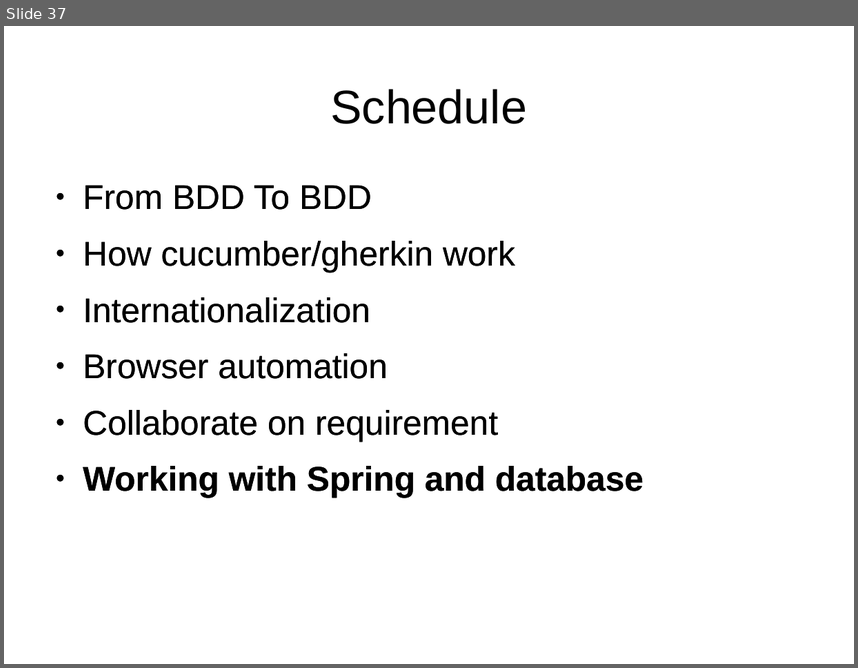
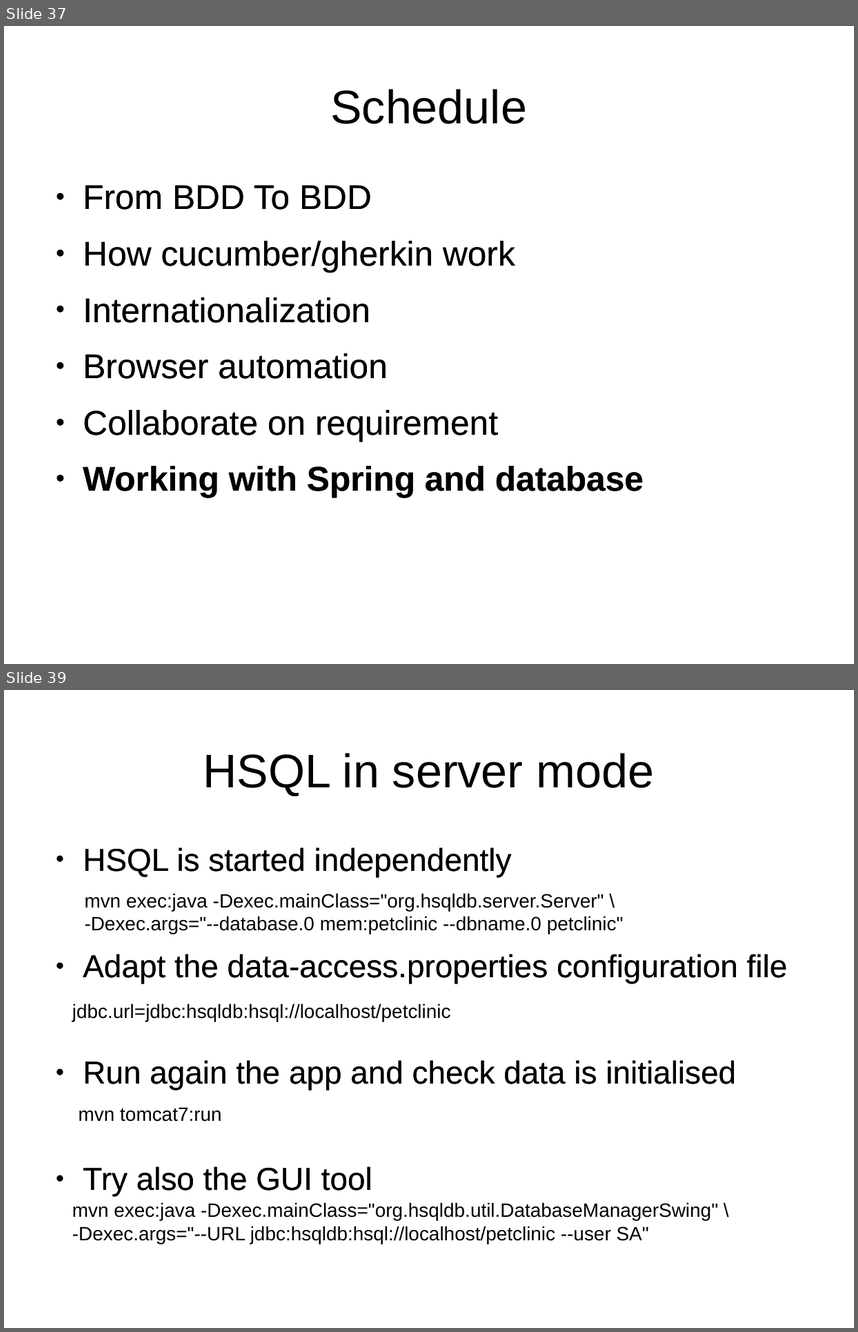
Before and after one commit to michaelcourcy/spring-petclinic, a slide deck: gherkin.odp. Shown one above the other, each under a label of ours: slide 37 before the commit, slides 37 and 39 after it; the slides between them are not shown. The pictures are 858x668 and 858x1332 pixels, drawn with LibreOffice and Linux fonts; fonts in the diff are those of the drawing. Boxes give left, top, right and bottom in pixels: in the first picture for what was removed or moved away, otherwise in the second. Text is boxed around its words. In the diff, an @@ line names an element or a change of style, - is before the commit and + after.

Commit message:
Changing the hsql mode to server mode

```diff
--- a/gherkin.odp
+++ b/gherkin.odp
@@ slide 39 added at (4, 690, 854, 1328), background #FFFFFF @@
@@ title added at (203, 753, 655, 796), 44 pt, text #000000 @@
+HSQL in server mode
@@ text added at (83, 847, 788, 1196), 29.6 pt, text #000000 @@
+● HSQL is started independently
+● Adapt the data-access.properties configuration file
+● Run again the app and check data is initialised
+● Try also the GUI tool
@@ text added at (85, 893, 624, 934), 18 pt, text #000000 @@
+mvn exec:java -Dexec.mainClass="org.hsqldb.server.Server" \
+-Dexec.args="--database.0 mem:petclinic --dbname.0 petclinic"
@@ text added at (72, 1003, 451, 1021), 18 pt, text #000000 @@
+jdbc.url=jdbc:hsqldb:hsql://localhost/petclinic
@@ text added at (79, 1107, 221, 1121), 18 pt, text #000000 @@
+mvn tomcat7:run
@@ text added at (72, 1202, 718, 1243), 18 pt, text #000000 @@
+mvn exec:java -Dexec.mainClass="org.hsqldb.util.DatabaseManagerSwing" \
+-Dexec.args="--URL jdbc:hsqldb:hsql://localhost/petclinic --user SA"
```
Also in this commit, not shown: 2 other slides added, 1 other file.
